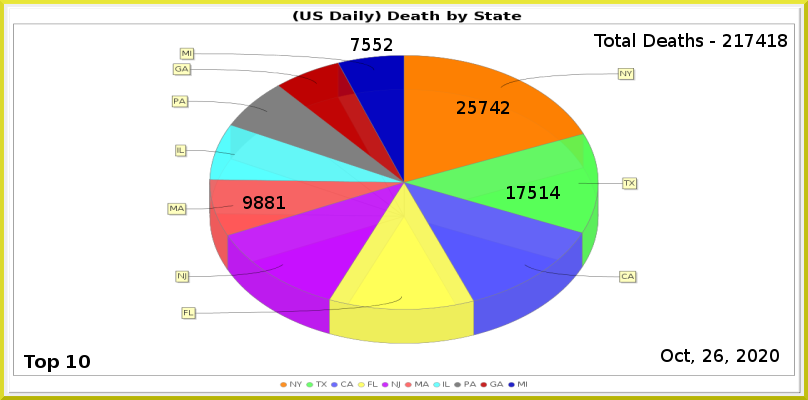
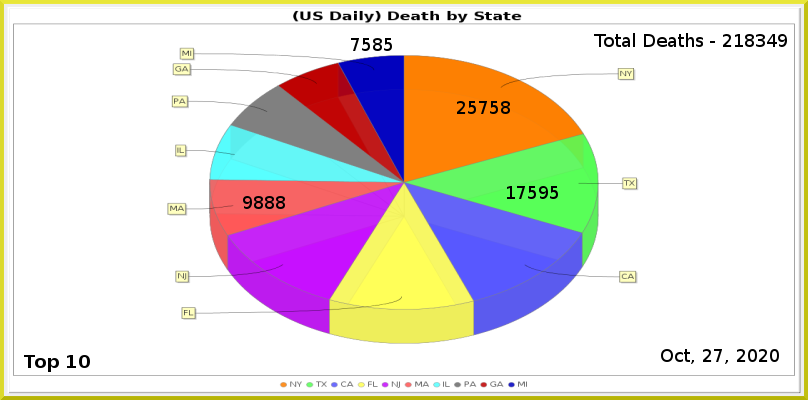
Layers edited between the first and the second 808×400 image:
painted on "Least" over 373, 38, 393, 51
painted on "6" over 276, 196, 285, 209
painted on "2" over 539, 186, 560, 199
painted on "1" over 490, 101, 510, 114
renamed "Total Deaths - 217418" to "Total Deaths - 218349", painted on it over 745, 34, 787, 47
painted on "Current Date" over 714, 349, 723, 362
